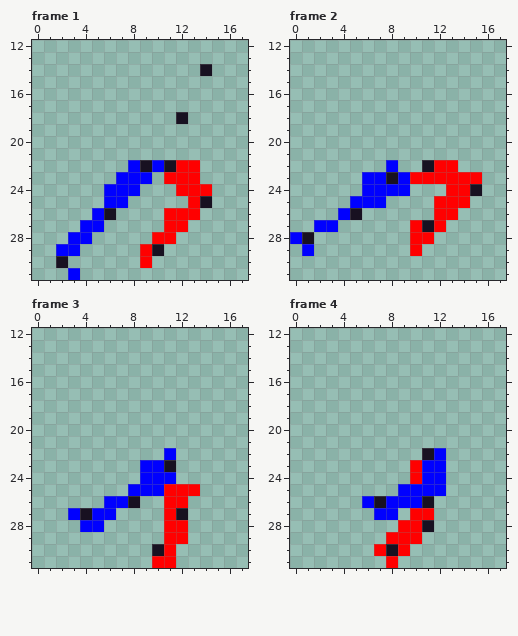
Two versions of one pixel-art file, aseperite textures/maincharacter_lowres.ase. Above: the version before the commit.
32x32 pixels, 8 frames. Shown: frame 1: x 0..17, y 12..31; frame 2: x 0..17, y 12..31; frame 3: x 0..17, y 12..31; frame 4: x 0..17, y 12..31. The old version is drawn lined up with the new one, on the new canvas. The commit also changed other frames, which this record leaves out.
Once edited:
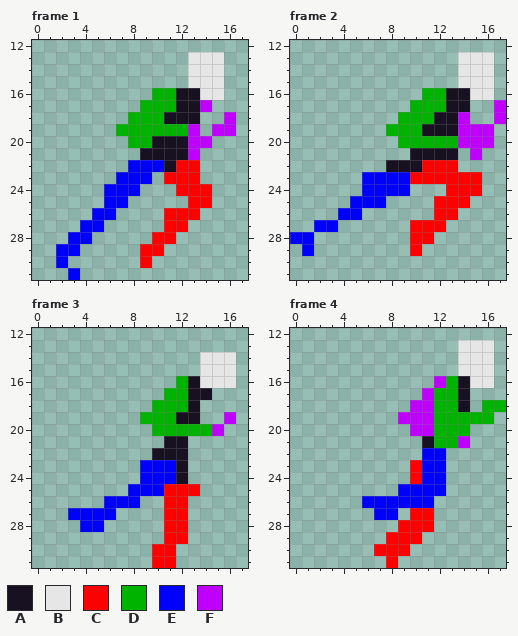
Palette (. is transparent): A #181121  B #e6e6e6  C #ff0000  D #00b300  E #0000ff  F #bf00ff
The edit:
canvas 32x32 -> 18x32, the old top-left corner now at -3,0 (the part of the old canvas that was cut away was empty and is not shown)
--- frame 1
@@ x 0..17 @@
 12 ..................
-13 ..................
-14 ..............A...
-15 ..................
-16 ..................
-17 ..................
-18 ............A.....
-19 ..................
-20 ..................
-21 ..................
-22 ........EAEACC....
+13 .............BBB..
+14 .............BBB..
+15 .............BBB..
+16 ..........DDAABB..
+17 .........DDDAAF...
+18 ........DDDAAA..F.
+19 .......DDDDDDF.FF.
+20 ........DDAAAFF...
+21 .........AAAAF....
+22 ........EEEACC....
 23 .......EEE.CCC....
 24 ......EEE...CCC...
-25 ......EE.....CA...
-26 .....EA....CCC....
+25 ......EE.....CC...
+26 .....EE....CCC....
 27 ....EE.....CC.....
 28 ...EE.....CC......
-29 ..EE.....CA.......
-30 ..A......C........
+29 ..EE.....CC.......
+30 ..E......C........
 31 ...E..............
--- frame 2
@@ x 0..17 @@
 12 ..................
-13 ..................
-14 ..................
-15 ..................
-16 ..................
-17 ..................
-18 ..................
-19 ..................
-20 ..................
-21 ..................
-22 ........E..ACC....
-23 ......EEAECCCCCC..
-24 ......EEEE...CCA..
+13 ..............BBB.
+14 ..............BBB.
+15 ..............BBB.
+16 ...........DDAABB.
+17 ..........DDDAA..F
+18 .........DDDAAF..F
+19 ........DDDAAAFFF.
+20 .........DDDDDFFF.
+21 ..........AAAA.F..
+22 ........AAACCC....
+23 ......EEEECCCCCC..
+24 ......EEEE...CCC..
 25 .....EEE....CCC...
-26 ....EA......CC....
-27 ..EE......CAC.....
-28 EA........CC......
+26 ....EE......CC....
+27 ..EE......CCC.....
+28 EE........CC......
 29 .E........C.......
--- frame 3
@@ x 0..17 @@
 13 ..................
-14 ..................
-15 ..................
-16 ..................
-17 ..................
-18 ..................
-19 ..................
-20 ..................
-21 ..................
-22 ...........E......
-23 .........EEA......
-24 .........EEE......
+14 ..............BBB.
+15 ..............BBB.
+16 ............DABBB.
+17 ...........DDAA...
+18 ..........DDDA....
+19 .........DDDAA..F.
+20 ..........DDDDDF..
+21 ...........AA.....
+22 ..........AAA.....
+23 .........EEEA.....
+24 .........EEEA.....
 25 ........EEECCC....
-26 ......EEA..CC.....
-27 ...EAEE....CA.....
+26 ......EEE..CC.....
+27 ...EEEE....CC.....
 28 ....EE.....CC.....
 29 ...........CC.....
-30 ..........AC......
+30 ..........CC......
 31 ..........CC......
--- frame 4
@@ x 7..17 @@
 12 ...........
-13 ...........
-14 ...........
-15 ...........
-16 ...........
-17 ...........
-18 ...........
-19 ...........
-20 ...........
-21 ...........
-22 ....AE.....
+13 .......BBB.
+14 .......BBB.
+15 .......BBB.
+16 .....FDABB.
+17 ....FDDA...
+18 ...FFDDA.DD
+19 ..FFFDDDDD.
+20 ...FFDDD...
+21 ....ADDF...
+22 ....EE.....
 23 ...CEE.....
@@ x 5..13 @@
 25 ....EEEE.
-26 .EAEEEA..
+26 .EEEEEE..
 27 ..EE.CC..
-28 ....CCA..
+28 ....CCC..
 29 ...CCC...
-30 ..CAC....
+30 ..CCC....
 31 ...C.....
Where, in picture pixels (left, top, right, bottom), the same in both pictures:
changed: (104, 52, 236, 256)
changed: (56, 256, 68, 268)
changed: (302, 52, 506, 244)
changed: (80, 352, 236, 556)
changed: (374, 340, 506, 556)
